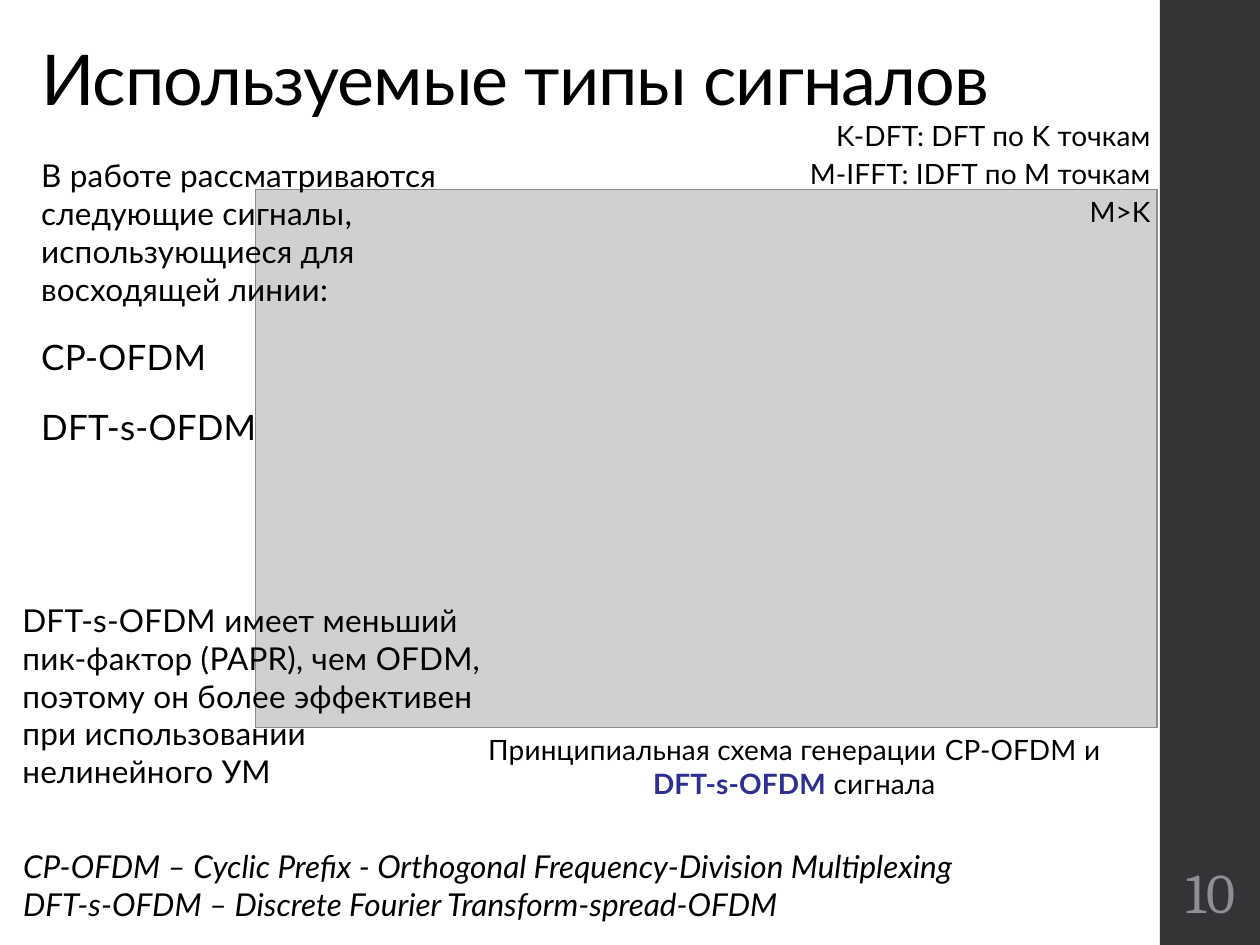
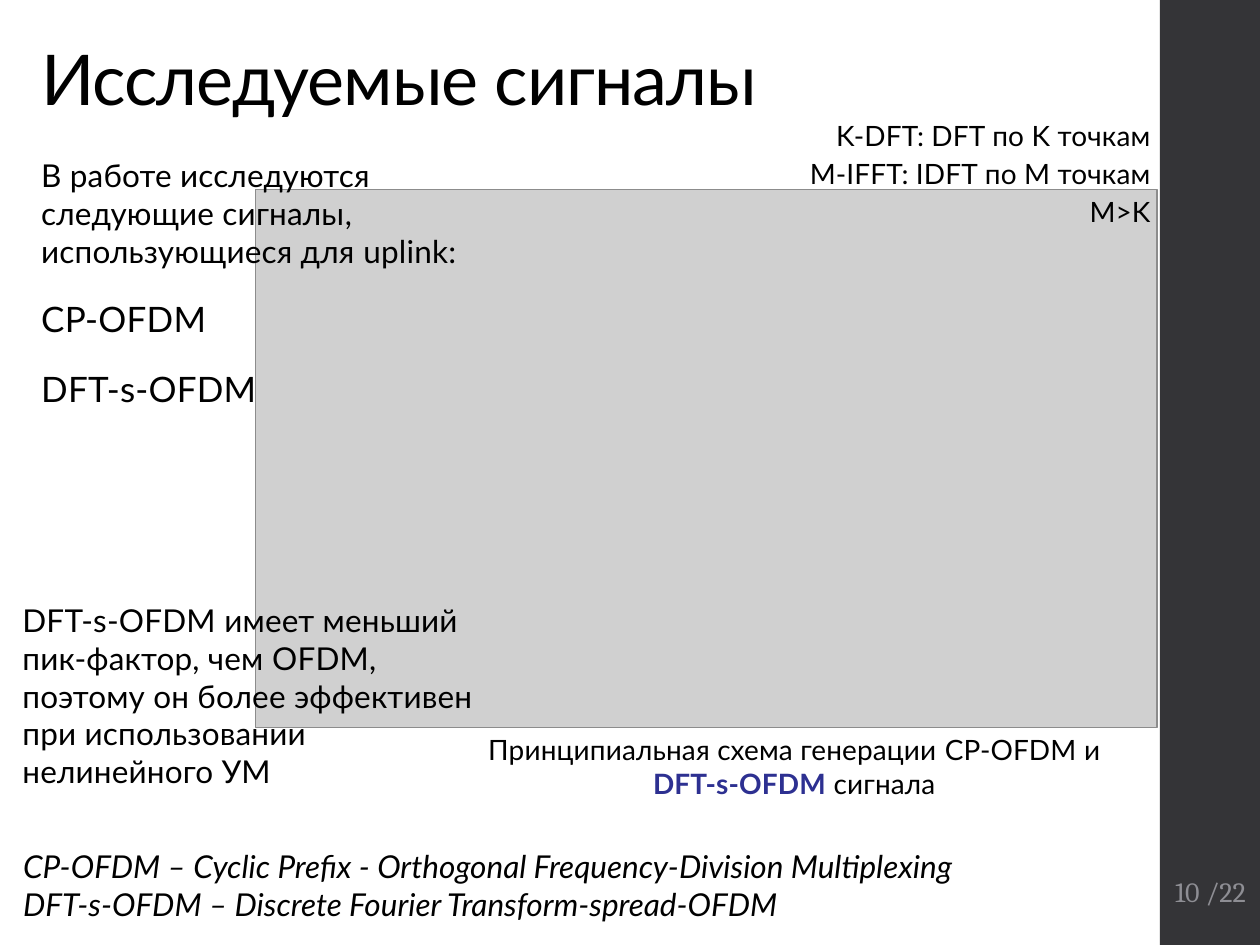
Before and after one commit to kannab98/graduation-paper, a slide deck: slide 10 of Presentation.pptx. Drawn at 1260x945 pixels with LibreOffice and Linux fonts; fonts in the diff are those of the drawing; grey boxes stand for pictures. Boxes give left, top, right and bottom in pixels: in the first picture for what was removed or moved away, otherwise in the second. Text is boxed around its words. In the diff, an @@ line names an element or a change of style, - is before the commit and + after.

```diff
--- a/Presentation.pptx
+++ b/Presentation.pptx
@@ title at (41,55,758,118): text changed @@
-Используемые типы сигналов
+Исследуемые сигналы
@@ text at (41,164,456,269): text changed @@
-В работе рассматриваются следующие сигналы, использующиеся для восходящей линии:
+В работе исследуются следующие сигналы, использующиеся для uplink:
@@ text at (22,604,472,784): text changed @@
-DFT-s-OFDM имеет меньший пик-фактор (PAPR), чем OFDM, поэтому он более эффективен при использовании нелинейного УМ
+DFT-s-OFDM имеет меньший пик-фактор, чем OFDM, поэтому он более эффективен при использовании нелинейного УМ
@@ page number at (1175,883,1246,906): text changed; size 32 to 16 pt @@
-10
+10 /22
```
Also in this commit, not shown: 11 other slides changed, 1 slide added, 1 other file.
